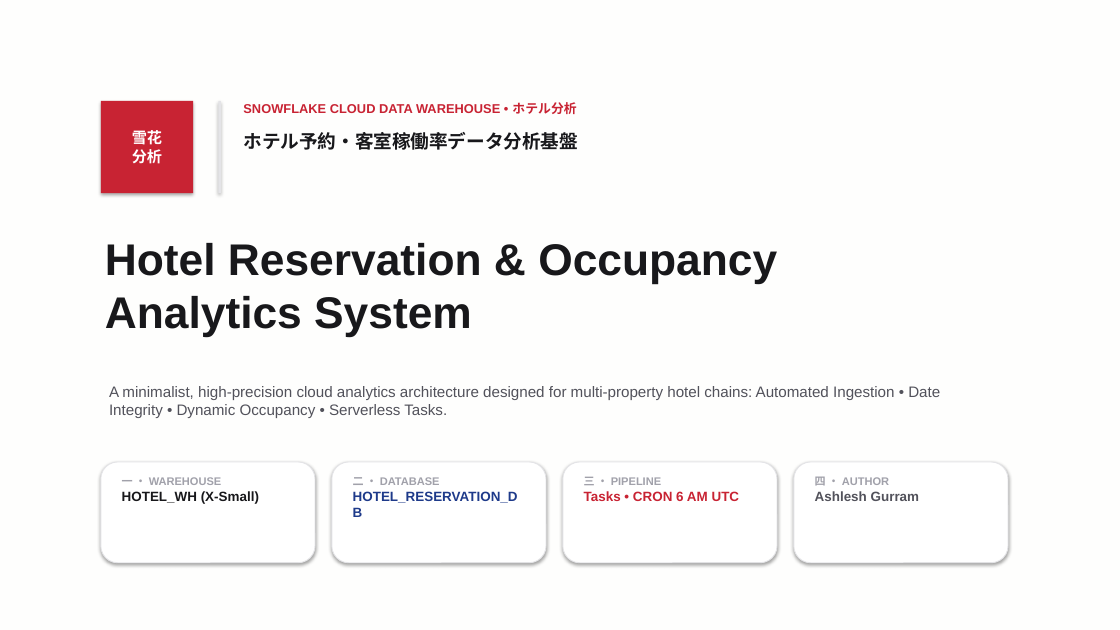
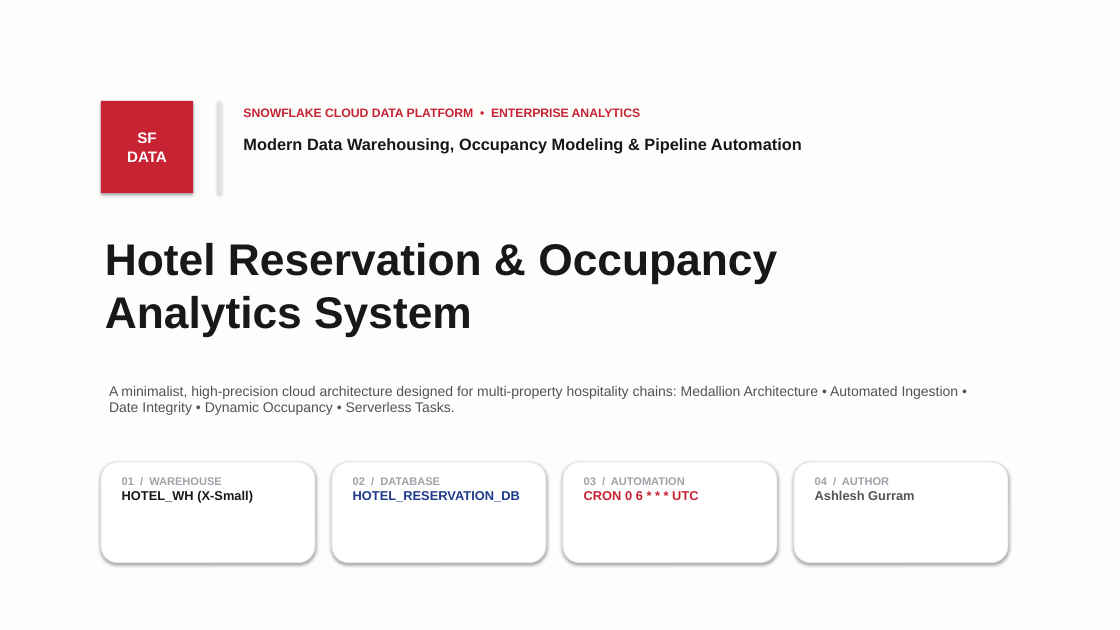
Before and after one commit to ashlesh0805/snowflake-hotel-reservation-analytics, a slide deck: slide 1 of Hotel_Reservation_Analytics_Japanese_Style.pptx. Drawn at 1120x630 pixels with LibreOffice and Linux fonts; fonts in the diff are those of the drawing. Boxes give left, top, right and bottom in pixels: in the first picture for what was removed or moved away, otherwise in the second. Text is boxed around its words. In the diff, an @@ line names an element or a change of style, - is before the commit and + after.

```diff
--- a/Hotel_Reservation_Analytics_Japanese_Style.pptx
+++ b/Hotel_Reservation_Analytics_Japanese_Style.pptx
@@ rectangle at (0, 0, 1120, 630): fill #FEFEFD to #FDFDFC @@
@@ text at (243, 108, 640, 117): text changed; size 11 to 10.5 pt @@
-SNOWFLAKE CLOUD DATA WAREHOUSE • ホテル分析
+SNOWFLAKE CLOUD DATA PLATFORM • ENTERPRISE ANALYTICS
@@ text in rectangle at (127, 132, 167, 162): text changed @@
-雪花
-分析
+SF
+DATA
@@ text at (243, 138, 802, 154): text changed; size 16 to 14 pt @@
-ホテル予約・客室稼働率データ分析基盤
+Modern Data Warehousing, Occupancy Modeling & Pipeline Automation
@@ text at (109, 386, 959, 415): text changed; size 13 to 12 pt @@
-A minimalist, high-precision cloud analytics architecture designed for multi-property hotel chains: Automated Ingestion • Date Integrity • Dynamic Occupancy • Serverless Tasks.
+A minimalist, high-precision cloud architecture designed for multi-property hospitality chains: Medallion Architecture • Automated Ingestion • Date Integrity • Dynamic Occupancy • Serverless Tasks.
@@ text at (122, 477, 221, 485): text changed @@
-一 • WAREHOUSE
+01 / WAREHOUSE
@@ text at (353, 477, 440, 485): text changed @@
-二 • DATABASE
+02 / DATABASE
@@ text at (584, 477, 698, 503): text changed; size 11.5 to 9.5 pt; text colour #C82333 to #A1A1AA @@
-三 • PIPELINE
-Tasks • CRON 6 AM UTC
+03 / AUTOMATION
+CRON 0 6 * * * UTC
@@ text at (815, 477, 889, 485): text changed @@
-四 • AUTHOR
+04 / AUTHOR
@@ text at (122, 490, 253, 503): size 11.5 to 11 pt in "HOTEL_WH (X-Small)" @@
@@ text at (353, 491, 520, 502): size 11.5 to 11 pt in "HOTEL_RESERVATION_DB" @@
@@ text at (815, 490, 914, 500): size 11.5 to 11 pt in "Ashlesh Gurram" @@
```
Also in this commit, not shown: 6 other slides changed, 2 other files.
